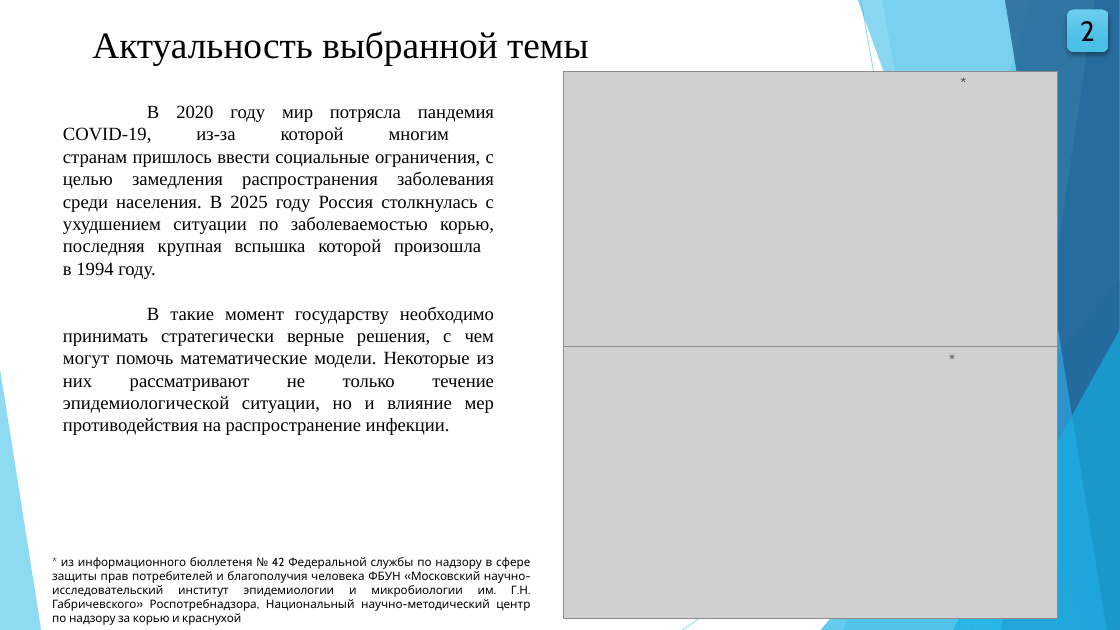
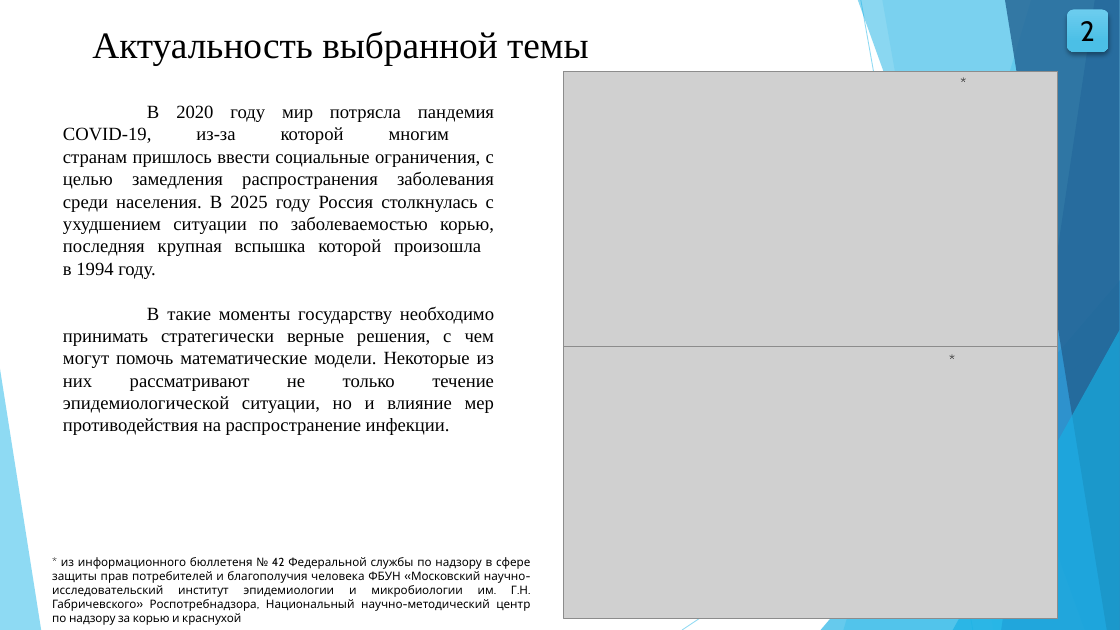
Before and after one commit to wolfufu/EpidemicModelsApp, a slide deck: slide 2 of VKR_Volkova_VMO41.pptx. Drawn at 1120x630 pixels with LibreOffice and Linux fonts; fonts in the diff are those of the drawing; grey boxes stand for pictures. Boxes give left, top, right and bottom in pixels: in the first picture for what was removed or moved away, otherwise in the second. Text is boxed around its words. In the diff, an @@ line names an element or a change of style, - is before the commit and + after.

```diff
--- a/VKR_Volkova_VMO41.pptx
+++ b/VKR_Volkova_VMO41.pptx
@@ text at (63, 306, 494, 435): text changed @@
-В такие момент государству необходимо принимать стратегически верные решения, с чем могут помочь математические модели. Некоторые из них рассматривают не только течение эпидемиологической ситуации, но и влияние мер противодействия на распространение инфекции.
+В такие моменты государству необходимо принимать стратегически верные решения, с чем могут помочь математические модели. Некоторые из них рассматривают не только течение эпидемиологической ситуации, но и влияние мер противодействия на распространение инфекции.
```
Also in this commit, not shown: 4 other slides changed, 4 other files.
